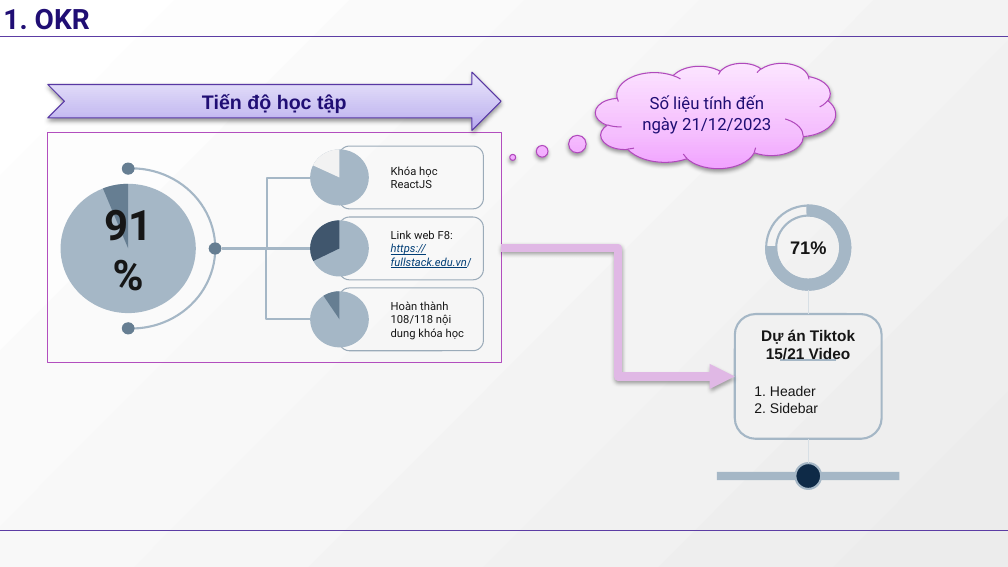
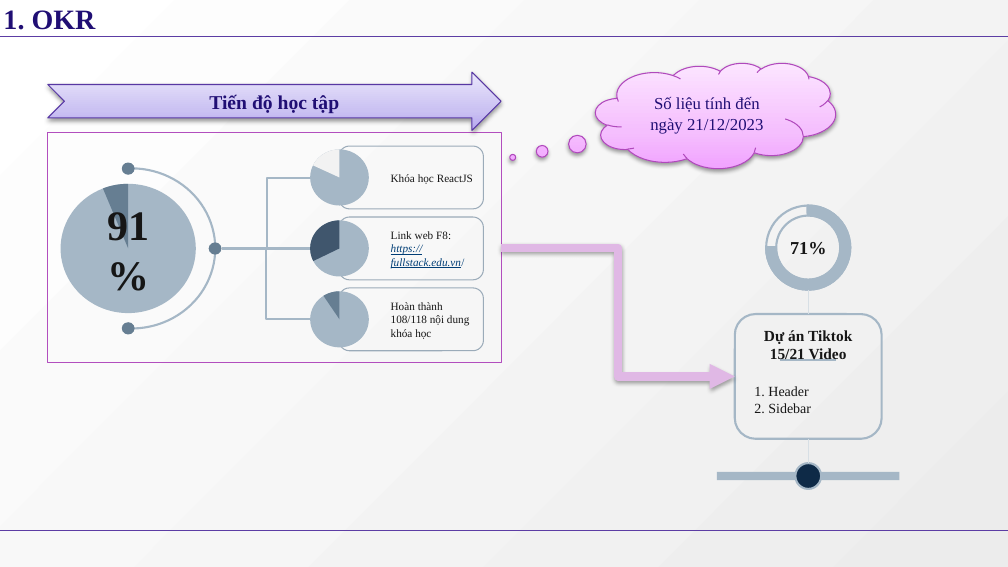
Before and after one commit to MinhMinhVP/tiktok-ui, a slide deck: slide 3 of Document/Small Business Web Site Project Proposal by Slidesgo .pptx. Drawn at 1008x567 pixels with LibreOffice and Linux fonts; fonts in the diff are those of the drawing. Boxes give left, top, right and bottom in pixels: in the first picture for what was removed or moved away, otherwise in the second. Text is boxed around its words. In the diff, an @@ line names an element or a change of style, - is before the commit and + after.

```diff
--- a/Document/Small Business Web Site Project Proposal by Slidesgo .pptx
+++ b/Document/Small Business Web Site Project Proposal by Slidesgo .pptx
@@ font Roboto to Times New Roman in 6 elements at [3, 10, 96, 30], [391, 174, 473, 184], [391, 231, 465, 268], [391, 302, 469, 339], [107, 207, 149, 247], [596, 64, 836, 168] @@
@@ font Arial to Times New Roman in 4 elements at [47, 73, 501, 131], [754, 386, 811, 413], [764, 330, 852, 361], [790, 242, 826, 254] @@
```
Also in this commit, not shown: 13 other slides changed.
